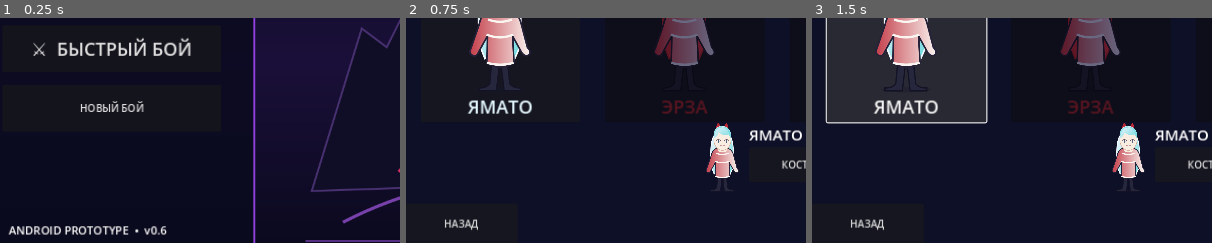
Above: before the commit, frames 1-3 (left to right).
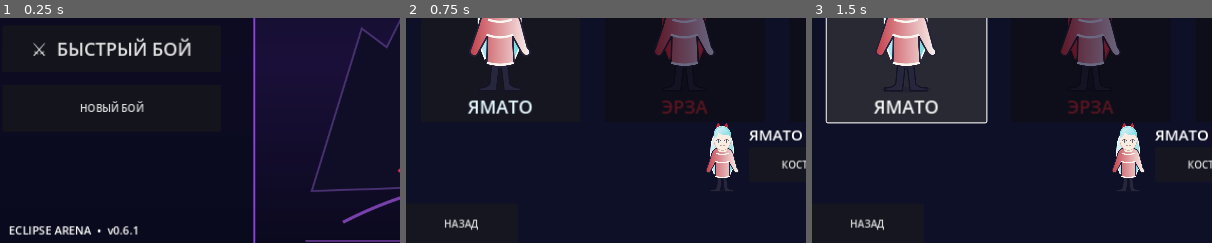
Above: after the commit, the same moments.

Repository: PerchikHot/Eclipse-Arena-
Game: Godot game, scene res://scenes/Main.tscn
The game is run twice, just before and just after one commit, with the same random seed, the same clock (stepped at 60 frames per second) and the same inputs.
Inputs:
- Up to frame 1 (0.25 s): no input
- Up to frame 2 (0.75 s): click "⚔ БЫСТРЫЙ БОЙ" at 0.5 s
- Up to frame 3 (1.5 s): click "ЯМАТО" at 1.25 s
The pictures show only the part of the screen within x 4-54%, y 45-95%; the shares and areas given below are measured in that part.

The runs differ from the first frame. In frame 1, 1.1% of the frame differs, in the area x 2-42%, y 92-97%; in frame 2, nothing differs; in frame 3, nothing differs.

Commit message:
Reset stuck touch controls on arena menu and show consistent game version

Diff:
--- a/scripts/main.gd
+++ b/scripts/main.gd
@@ -198,7 +198,7 @@
     )
     menu_layer.add_child(reset_button)
     var version_label := Label.new()
-    version_label.text = "ANDROID PROTOTYPE  •  v0.6"
+    version_label.text = "ECLIPSE ARENA  •  v0.6.1"
     version_label.position = Vector2(65, 650)
     version_label.add_theme_font_size_override("font_size", 18)
     menu_layer.add_child(version_label)
@@ -334,6 +334,12 @@
 func show_menu() -> void:
     play_sound("menu")
     in_menu = true
+    # Release touch and button states when leaving combat so returning to
+    # the arena cannot trigger a stuck attack, block, or movement.
+    joystick_touch = -1
+    joystick_axis = 0.0
+    for key in held.keys():
+        held[key] = false
     menu_layer.visible = true
     selection_layer.visible = false
     for key in controls.keys():
